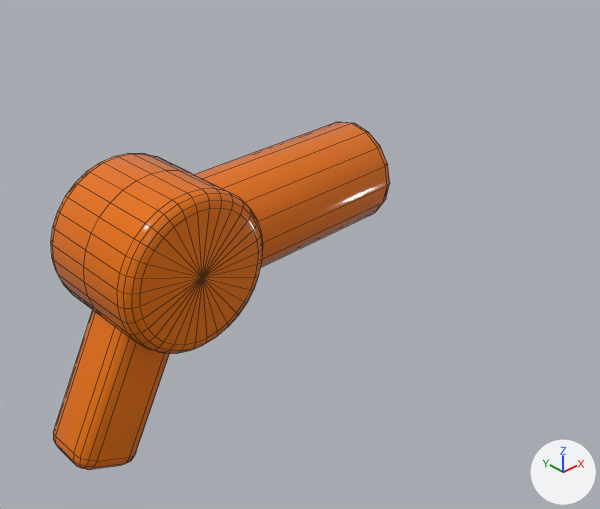
Renders of the Blender file art/art.blend from each side of a commit.
Before and after are seen from a camera (50 mm lens) standing at (-0.321, -0.496, 0.334) and looking at (0.157, -0.002, -0.066). Every picture has the same lights, and +X, +Y and +Z are marked at lower right. Mesh edges are drawn as thin lines.

Names of what the first picture shows: 'HairDryer'.
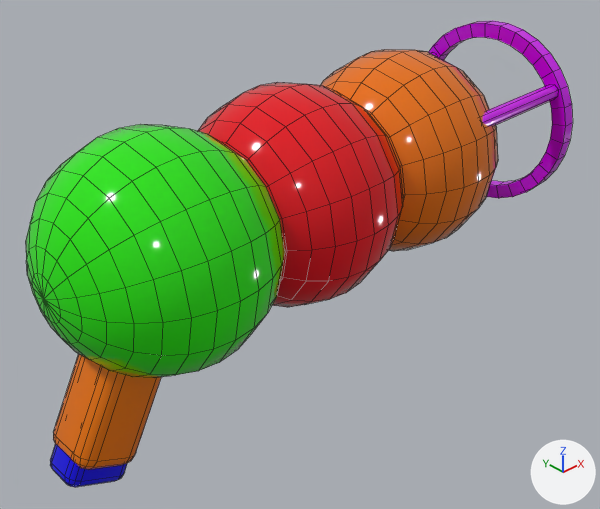
What differs and where, as boxes [x1, y1, x2, y2] in the pictures (600 x 509 px):
'BubbleGun', added: after [26, 20, 573, 487]
    faces in mat_glossgreen (green #24e700): [26, 124, 285, 378]
    faces in mat_glossred (red #e70015): [198, 82, 403, 307]
    faces in mat_gloss (orange #e77200): [321, 49, 498, 251]
    faces in mat_glosspurple (pink #cb00e7): [429, 20, 573, 198]
    faces in mat_glossblue (blue #0a00e7): [50, 444, 128, 487]
'HairDryer', unchanged, covered by the edit: before [51, 122, 390, 470]; after [53, 354, 161, 470]

The change, as a list of edits to the scene's bpy script:
```text
Add mat_glossred:
    mat_glossred = principled_material('GlossRed')
    mat_glossred.base_color = (0.8, 0.0, 0.00738)  # red #e70015
    mat_glossred.roughness = 0.1
Add mat_glossblue:
    mat_glossblue = principled_material('GlossBlue')
    mat_glossblue.base_color = (0.00315, 0.0, 0.802)  # blue #0a00e7
    mat_glossblue.roughness = 0.1
Add mat_flatblack:
    mat_flatblack = principled_material('FlatBlack')
    mat_flatblack.base_color = (0.0, 0.0, 0.0)  # black #000000
    mat_flatblack.roughness = 1.0
Add mat_glosspurple:
    mat_glosspurple = principled_material('GlossPurple')
    mat_glosspurple.base_color = (0.596, 0.0, 0.802)  # pink #cb00e7
    mat_glosspurple.roughness = 0.1
Add mat_glossgreen:
    mat_glossgreen = principled_material('GlossGreen')
    mat_glossgreen.base_color = (0.0176, 0.801, 0.0)  # green #24e700
    mat_glossgreen.roughness = 0.1
Add me_bubblegun:
    me_bubblegun.from_pydata(...)  # 1020 vertices, 1082 faces; spans x -0.117..0.462, y -0.102..0.102, z -0.192..0.102
    me_bubblegun.polygons.foreach_set('use_smooth', [True] * 1082)
    # faces by material slot: [240, 256, 256, 200, 98, 32]
    me_bubblegun.materials.append(mat_gloss)  # orange #e77200
    me_bubblegun.materials.append(mat_glossred)  # red #e70015
    me_bubblegun.materials.append(mat_glossgreen)  # green #24e700
    me_bubblegun.materials.append(mat_glosspurple)  # pink #cb00e7
    me_bubblegun.materials.append(mat_glossblue)  # blue #0a00e7
    me_bubblegun.materials.append(mat_flatblack)  # black #000000
Add ob_bubblegun:
    ob_bubblegun = bpy.data.objects.new('BubbleGun', me_bubblegun)
    ob_bubblegun.location = (0.0, 0.0, 0.0)
```
